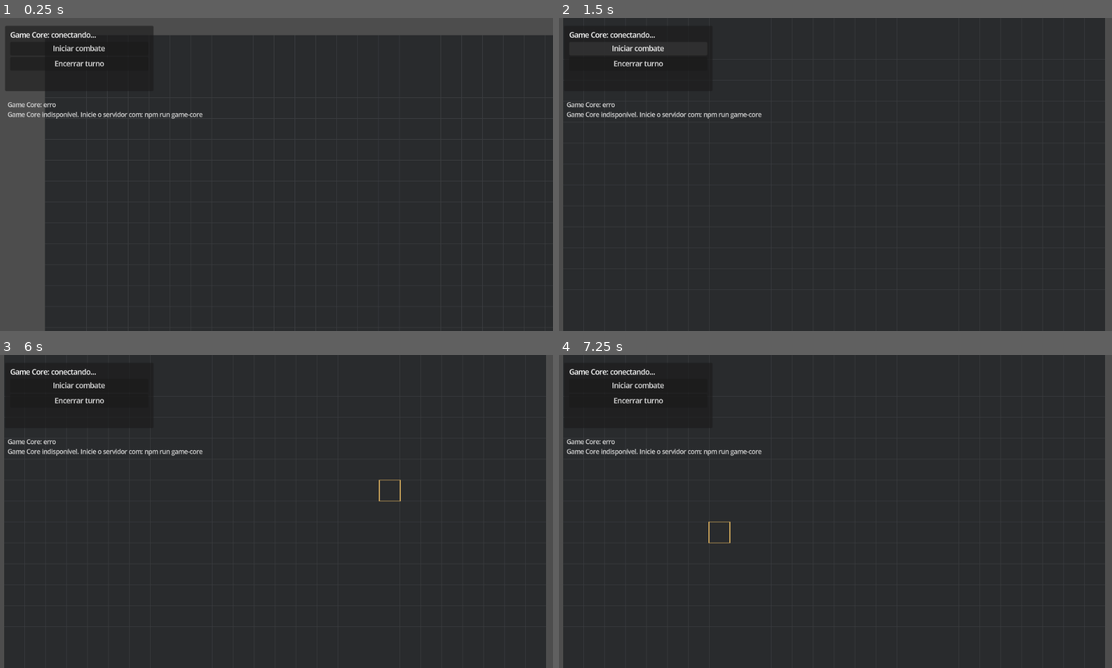
Above: before the commit, frames 1-4 (two rows, left to right).
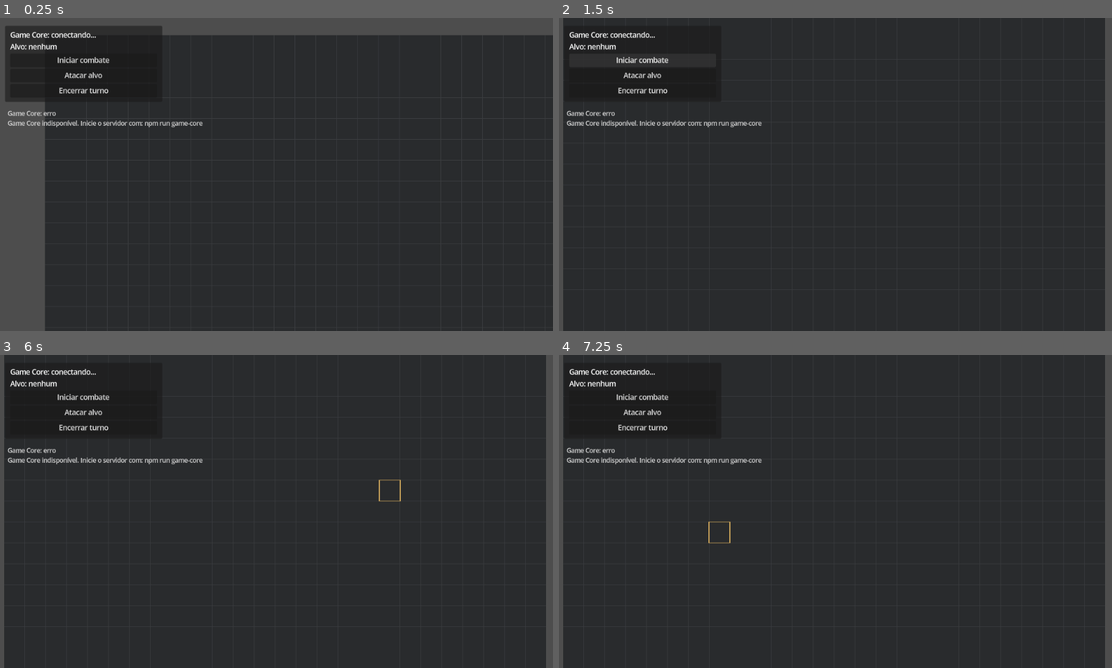
Above: after the commit, the same moments.

Repository: wchichura-maker/dnd
Game: Godot game, scene res://scenes/Main.tscn
Two runs of this game, one before a commit and one after it. Both use one fixed random seed, a clock stepped at 60 frames per second and the inputs below.
Inputs (mouse positions are in pixels of both pictures, inside the frame that each line leads up to):
- Up to frame 1 (0.25 s): no input
- Up to frame 2 (1.5 s): click (641, 74) at 0.5 s, where only the run after the commit has a clickable "Atacar alvo"; click "Iniciar combate" at 1.25 s
- Up to frame 3 (6 s): click "Iniciar combate" at 2 s; click (82, 411) at 2.75 s, where only the run after the commit has a clickable "Atacar alvo"; click "Iniciar combate" at 3.5 s; click (82, 411) at 4.25 s, where only the run after the commit has a clickable "Atacar alvo"; click "Encerrar turno" at 5 s; move the mouse to (398, 495) at 5.77 s; click (398, 495) at 5.92 s
- Up to frame 4 (7.25 s): move the mouse to (724, 527) at 6.52 s; click (724, 527) at 6.67 s

The runs differ from the first frame. In frame 1, 1.7% of the frame differs, in the area x 1-37%, y 2-35%; in frame 2, 1.4%; in frame 3, 1.4%; in frame 4, 1.4%.

Commit message:
godot: add target selection and attack control

Diff:
--- a/godot/scenes/Main.tscn
+++ b/godot/scenes/Main.tscn
@@ -31,8 +31,8 @@
 [node name="Panel" type="PanelContainer" parent="CombatHUD"]
 offset_left = 18.0
 offset_top = 18.0
-offset_right = 360.0
-offset_bottom = 168.0
+offset_right = 380.0
+offset_bottom = 190.0
 
 [node name="Margin" type="MarginContainer" parent="CombatHUD/Panel"]
 theme_override_constants/margin_left = 12
@@ -45,8 +45,14 @@
 [node name="Status" type="Label" parent="CombatHUD/Panel/Margin/VBox"]
 text = "Game Core: conectando..."
 
+[node name="Target" type="Label" parent="CombatHUD/Panel/Margin/VBox"]
+text = "Alvo: nenhum"
+
 [node name="StartCombat" type="Button" parent="CombatHUD/Panel/Margin/VBox"]
 text = "Iniciar combate"
+
+[node name="Attack" type="Button" parent="CombatHUD/Panel/Margin/VBox"]
+text = "Atacar alvo"
 
 [node name="EndTurn" type="Button" parent="CombatHUD/Panel/Margin/VBox"]
 text = "Encerrar turno"
@@ -55,7 +61,7 @@
 
 [node name="Label" type="Label" parent="DebugOverlay"]
 offset_left = 24.0
-offset_top = 190.0
+offset_top = 210.0
 theme_override_colors/font_color = Color(0.85, 0.85, 0.85, 1)
 theme_override_font_sizes/font_size = 14
-text = "Clique em uma casa para mover\nESC: sair"
+text = "Clique esquerdo: mover\nClique direito: selecionar alvo\nESC: sair"
